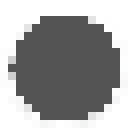
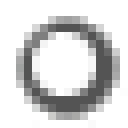
Comparing the layer stacks of the two (128, 128) images. Changes:
showed "New Layer#1" over [32, 32, 96, 96]
painted on "New Layer" over [8, 16, 128, 128]
